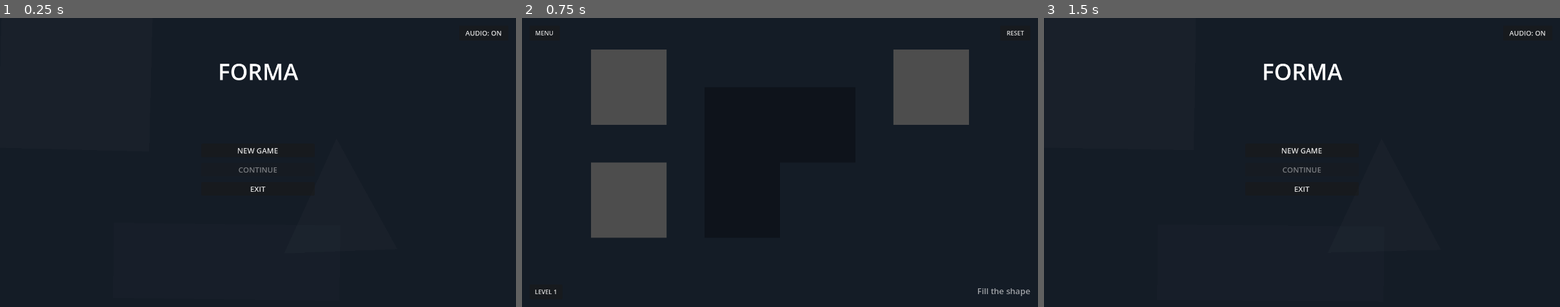
Above: before the commit, frames 1-3 (left to right).
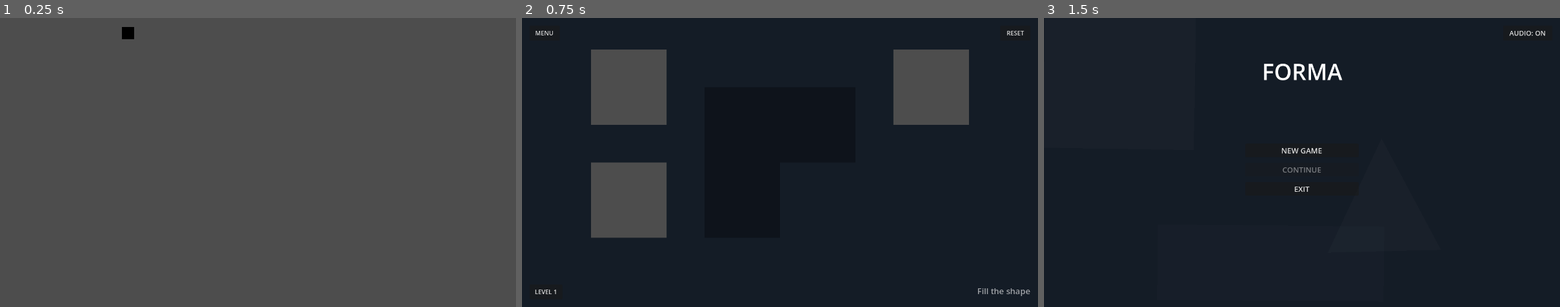
Above: after the commit, the same moments.

Repository: vaillant86/forma
Game: Godot game, scene res://intro.tscn
The game is run twice, just before and just after one commit, with the same random seed, the same clock (stepped at 60 frames per second) and the same inputs. Before the commit the project starts from res://main_menu.tscn. Video files are missing from this copy of the repository; at most half a second of black plays in their place.
Inputs (mouse positions are in pixels of both pictures, inside the frame that each line leads up to):
- Up to frame 1 (0.25 s): no input
- Up to frame 2 (0.75 s): click (780, 150) at 0.5 s, where only the run before the commit has a clickable "NEW GAME"
- Up to frame 3 (1.5 s): click "MENU" at 1.25 s

The runs differ from the first frame. In frame 1, 100% of the frame differs, in the area x 0-100%, y 0-100%; in frame 2, nothing differs; in frame 3, nothing differs.

Commit message:
Add animation at start

Diff:
--- /dev/null
+++ b/intro.tscn
@@ -0,0 +1,28 @@
+[gd_scene format=3 uid="uid://1jn3y4sceyyp"]
+
+[ext_resource type="Script" uid="uid://dbj4fgodqjioc" path="res://scripts/intro.gd" id="1_intro_script"]
+[ext_resource type="VideoStream" uid="uid://cb7lrsnr6tj2e" path="res://intro.ogv" id="2_ayt76"]
+
+[node name="Intro" type="Control" unique_id=530693166]
+layout_mode = 3
+anchors_preset = 15
+anchor_right = 1.0
+anchor_bottom = 1.0
+grow_horizontal = 2
+grow_vertical = 2
+script = ExtResource("1_intro_script")
+
+[node name="VideoStreamPlayer" type="VideoStreamPlayer" parent="." unique_id=1313088349]
+layout_mode = 1
+anchors_preset = 15
+anchor_right = 1.0
+anchor_bottom = 1.0
+offset_left = 323.0
+offset_top = 24.0
+offset_right = 397.0
+offset_bottom = 696.0
+grow_horizontal = 2
+grow_vertical = 2
+scale = Vector2(0.5, 0.5)
+stream = ExtResource("2_ayt76")
+autoplay = true
--- a/project.godot
+++ b/project.godot
@@ -11,7 +11,7 @@
 [application]
 
 config/name="Forma"
-run/main_scene="res://main_menu.tscn"
+run/main_scene="res://intro.tscn"
 config/features=PackedStringArray("4.6", "GL Compatibility")
 config/icon="uid://bhxu4tgw60jvq"
 
--- /dev/null
+++ b/scripts/intro.gd
@@ -0,0 +1,45 @@
+extends Control
+
+const MAIN_MENU_PATH = "res://main_menu.tscn"
+const VIDEO_DURATION: float = 3.0
+
+@onready var video_player: VideoStreamPlayer = $VideoStreamPlayer
+var _scena_in_cambiamento: bool = false
+
+func _ready() -> void:
+	if video_player.stream == null:
+		_change_to_menu()
+		return
+
+	if not video_player.finished.is_connected(_on_video_finished):
+		video_player.finished.connect(_on_video_finished)
+
+	var timer = get_tree().create_timer(VIDEO_DURATION + 0.5)
+	timer.timeout.connect(_on_video_finished)
+
+	video_player.play()
+
+func _input(event: InputEvent) -> void:
+	if _scena_in_cambiamento:
+		return
+	if event.is_action_pressed("ui_accept"):
+		_change_to_menu()
+	elif event is InputEventMouseButton and event.pressed:
+		_change_to_menu()
+
+func _on_video_finished() -> void:
+	if not _scena_in_cambiamento:
+		_change_to_menu()
+
+func _change_to_menu() -> void:
+	_scena_in_cambiamento = true
+
+	if is_instance_valid(video_player):
+		video_player.stop()
+		video_player.visible = false
+
+	call_deferred("_deferred_change_scene")
+
+func _deferred_change_scene() -> void:
+	if is_inside_tree():
+		var error = get_tree().change_scene_to_file(MAIN_MENU_PATH)
--- a/scripts/lev_18.gd
+++ b/scripts/lev_18.gd
@@ -2,7 +2,7 @@
 # LEVEL 18 - LESS IS MORE
 # ============================================================================
 # Difficulty: Expert
-# Mechanics: Target is a frame, not a square.
+# Mechanics: Puzzle targets border placement inside a solid square silhouette.
 # Challenge: Fill the border around a central void.
 
 extends "res://scripts/level_template.gd"
@@ -52,7 +52,6 @@
 	spawn_rettangolo("Pezzo_R2", Vector2(150, 500), 90)
 	spawn_rettangolo("Pezzo_R3", Vector2(1000, 200), 0)
 	spawn_rettangolo("Pezzo_R4", Vector2(1050, 500), 90)
-	spawn_quadrato("Pezzo_Q1", Vector2(608, 309))
 
 
 func _ready():
@@ -116,7 +115,7 @@
 			return false
 
 	for slot in slots:
-		var trovato = false
+		var found = false
 		for p in active_pieces:
 			if p.global_position.distance_to(slot["pos"]) > 5.0:
 				continue
@@ -134,14 +133,14 @@
 			)
 
 			if slot["verticale"] and verticale:
-				trovato = true
+				found = true
 				break
 
 			if not slot["verticale"] and orizzontale:
-				trovato = true
+				found = true
 				break
 
-		if not trovato:
+		if not found:
 			return false
 
 	return true
Not shown, added: intro.ogv.uid
Not shown, added: scripts/intro.gd.uid
Not shown, added: intro.ogv
Not shown, removed: video.mp4
